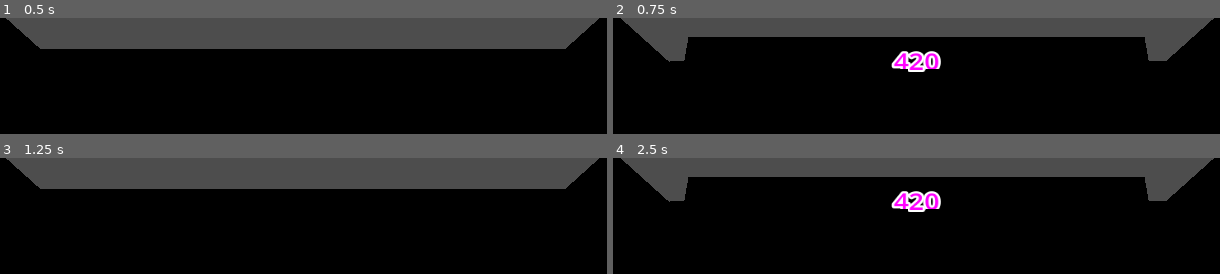
Above: before the commit, frames 1-4 (two rows, left to right).
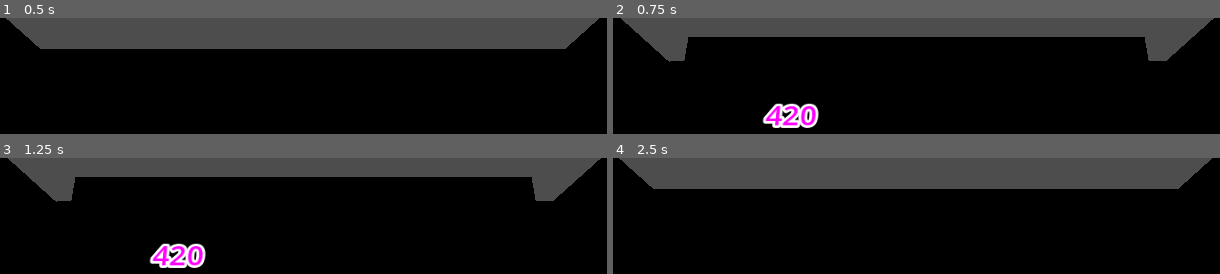
Above: after the commit, the same moments.

Repository: YamatoDev/L-Week-Project-2025
Game: Godot game, scene res://room.tscn
The game is run twice, just before and just after one commit, with the same random seed, the same clock (stepped at 60 frames per second) and the same inputs.
Inputs (mouse positions are in pixels of both pictures, inside the frame that each line leads up to):
- Up to frame 1 (0.5 s): no input
- Up to frame 2 (0.75 s): tap Enter at 0.5 s; move the mouse to (outside the picture) at 0.52 s; hold Tab (change_cam) from 0.53 s (still down); click (outside the picture) at 0.67 s
- Up to frame 3 (1.25 s): keep holding Tab (change_cam)
- Up to frame 4 (2.5 s): release Tab (change_cam) at 1.25 s; tap Space at 1.25 s; drag from (outside the picture) to (outside the picture) at 1.27 s; tap Enter at 2 s; move the mouse to (outside the picture) at 2.02 s; hold Tab (change_cam) from 2.03 s (still down); click (outside the picture) at 2.17 s

Frame 1 is identical in both runs. In frame 2, 2.8% of the frame differs, in the area x 24-55%, y 28-95%; in frame 3, 10%, in the area x 0-100%, y 0-95%; in frame 4, 10%.

Commit message:
improved on monster data and reworked the updating system
Update to screen now works whether one sends an index value or string

(Ex. Getting Golshi to appear on screen can be done by calling _update_monster_data(2) or _update_monster_data("Golshi"))

Diff:
--- /dev/null
+++ b/placeholders/materials/Golshi.tres
@@ -0,0 +1,6 @@
+[gd_resource type="StandardMaterial3D" load_steps=2 format=3 uid="uid://d0sa5n3my0fa4"]
+
+[ext_resource type="Texture2D" uid="uid://bpulhe3rgqb02" path="res://placeholders/GolShi.png" id="1_nsqke"]
+
+[resource]
+albedo_texture = ExtResource("1_nsqke")
--- a/placeholders/monster_data/bakushin.tres
+++ b/placeholders/monster_data/bakushin.tres
@@ -5,6 +5,7 @@
 
 [resource]
 script = ExtResource("1_m7thd")
+name = "Bakushin"
 material = ExtResource("1_jgy2d")
 is_active = false
 metadata/_custom_type_script = "uid://s301iqgyeycs"
--- /dev/null
+++ b/placeholders/monster_data/golshi.tres
@@ -0,0 +1,11 @@
+[gd_resource type="Resource" script_class="MonsterData" load_steps=3 format=3 uid="uid://chllexgl30bmp"]
+
+[ext_resource type="Material" uid="uid://d0sa5n3my0fa4" path="res://placeholders/materials/Golshi.tres" id="1_jsat2"]
+[ext_resource type="Script" uid="uid://s301iqgyeycs" path="res://scripts/monster_data.gd" id="2_wb5yg"]
+
+[resource]
+script = ExtResource("2_wb5yg")
+name = "Golshi"
+material = ExtResource("1_jsat2")
+is_active = false
+metadata/_custom_type_script = "uid://s301iqgyeycs"
--- a/placeholders/monster_data/suzuka.tres
+++ b/placeholders/monster_data/suzuka.tres
@@ -5,6 +5,7 @@
 
 [resource]
 script = ExtResource("2_0hjhq")
+name = "Suzuka"
 material = ExtResource("1_ji7ih")
 is_active = false
 metadata/_custom_type_script = "uid://s301iqgyeycs"
--- a/room.tscn
+++ b/room.tscn
@@ -8,6 +8,7 @@
 [ext_resource type="Script" uid="uid://dejf5p8ojl8y2" path="res://scripts/button.gd" id="4_v5vuv"]
 [ext_resource type="Resource" uid="uid://cd8qqufriyivj" path="res://placeholders/monster_data/bakushin.tres" id="5_xorjj"]
 [ext_resource type="Resource" uid="uid://24o66tjeg7be" path="res://placeholders/monster_data/suzuka.tres" id="6_xwbdb"]
+[ext_resource type="Resource" uid="uid://chllexgl30bmp" path="res://placeholders/monster_data/golshi.tres" id="8_mb7s7"]
 [ext_resource type="Script" uid="uid://b4u4d0lwaor02" path="res://scripts/code_manager.gd" id="9_42v8c"]
 
 [sub_resource type="StandardMaterial3D" id="StandardMaterial3D_88gup"]
@@ -57,7 +58,7 @@
 script = ExtResource("1_bisa2")
 space_screen = NodePath(".")
 normal_screen_material = ExtResource("4_8cv3p")
-monsters = Array[ExtResource("4_mb7s7")]([ExtResource("5_xorjj"), ExtResource("6_xwbdb")])
+monsters = Array[ExtResource("4_mb7s7")]([ExtResource("5_xorjj"), ExtResource("6_xwbdb"), ExtResource("8_mb7s7")])
 
 [node name="panel_keyboard" type="CSGBox3D" parent="CSGCombiner3D/desk2"]
 transform = Transform3D(1, 0, 0, 0, 1, 0, 0, 0, 1, -0.149043, -0.706683, -0.389251)
@@ -146,7 +147,7 @@
 script = ExtResource("9_42v8c")
 
 [node name="code" type="Label3D" parent="CodeManager"]
-transform = Transform3D(-4.37114e-08, 0, 1, 0, 1, 0, -1, 0, -4.37114e-08, -1.17679, 2.58698, 0)
+transform = Transform3D(-4.37114e-08, 0, 1, 0, 1, 0, -1, 0, -4.37114e-08, -1.08699, 2.15837, 0.679434)
 modulate = Color(1, 0, 1, 1)
 outline_modulate = Color(1, 1, 1, 1)
 text = "CODE"
--- a/scripts/camera_3d.gd
+++ b/scripts/camera_3d.gd
@@ -2,25 +2,35 @@
 
 var mouse = Vector2()
 var flipped := false
+var last_toggle_time := 0
+var toggle_cooldown := 1000   # milliseconds (0.3s)
 
 func _input(event):
 	if event is InputEventMouse:
 		mouse = event.position
+
 	if event is InputEventMouseButton and event.pressed:
 		if event.button_index == MOUSE_BUTTON_LEFT:
 			get_selection()
 
 	if Input.is_action_pressed("change_cam"):
-		_toggle_camera_rotation()
+		_try_toggle_camera_rotation()
+
 
 func get_selection():
 	var worldspace = get_world_3d().direct_space_state
 	var start = project_ray_origin(mouse)
 	var end = start + project_ray_normal(mouse) * 1000
 	var result = worldspace.intersect_ray(PhysicsRayQueryParameters3D.create(start, end))
-	print(result)
 	if result and result.collider.has_method("on_interact"):
 		result.collider.on_interact()
+
+
+func _try_toggle_camera_rotation():
+	var now = Time.get_ticks_msec()
+	if now - last_toggle_time >= toggle_cooldown:
+		_toggle_camera_rotation()
+		last_toggle_time = now
 
 
 func _toggle_camera_rotation() -> void:
--- a/scripts/monster_data.gd
+++ b/scripts/monster_data.gd
@@ -1,5 +1,6 @@
 extends Resource
 class_name MonsterData
 
-@export var material: Material        # Drag your StandardMaterial3D or ShaderMaterial
+@export var name: String
+@export var material: Material        # Drag StandardMaterial3D
 @export var is_active: bool = false
--- a/scripts/screen.gd
+++ b/scripts/screen.gd
@@ -22,6 +22,8 @@
 		return
 
 	_update_monster_data(randi_range(0, 5))
+	#_update_monster_data("Golshi")
+
 	# Find the first monster marked active and set its material
 	for monster in monsters:
 		if monster.is_active:
@@ -32,10 +34,20 @@
 	# No active monsters
 	space_screen.material = normal_screen_material
 
-func _update_monster_data(index: int) -> void:
-	if(index >= monsters.size()):
-		print("Number " + str(index) + " too big")
-		return
+func _update_monster_data(args) -> void:
+	if typeof(args) == TYPE_INT:
+		if(args >= monsters.size()):
+			print("Number " + str(args) + " too big")
+			return
 
-	monsters[index].is_active = !monsters[index].is_active
-	print(str(index))
+		monsters[args].is_active = !monsters[args].is_active
+		print(str(args))
+
+	elif typeof(args) == TYPE_STRING:
+		for monster in monsters:
+			if monster.name == args:
+				monster.is_active = !monster.is_active
+		print(str(args))
+
+	else:
+		print("not intended")
Binary file added: placeholders/GolShi.png
Not shown, added: placeholders/GolShi.png.import
Not shown: 1 places in room.tscn that only renumber resources
